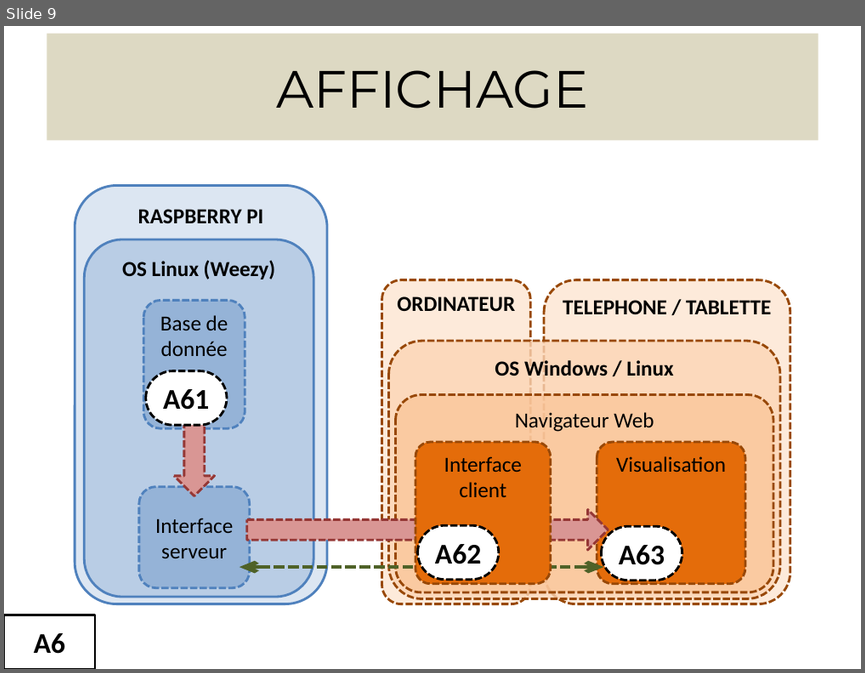
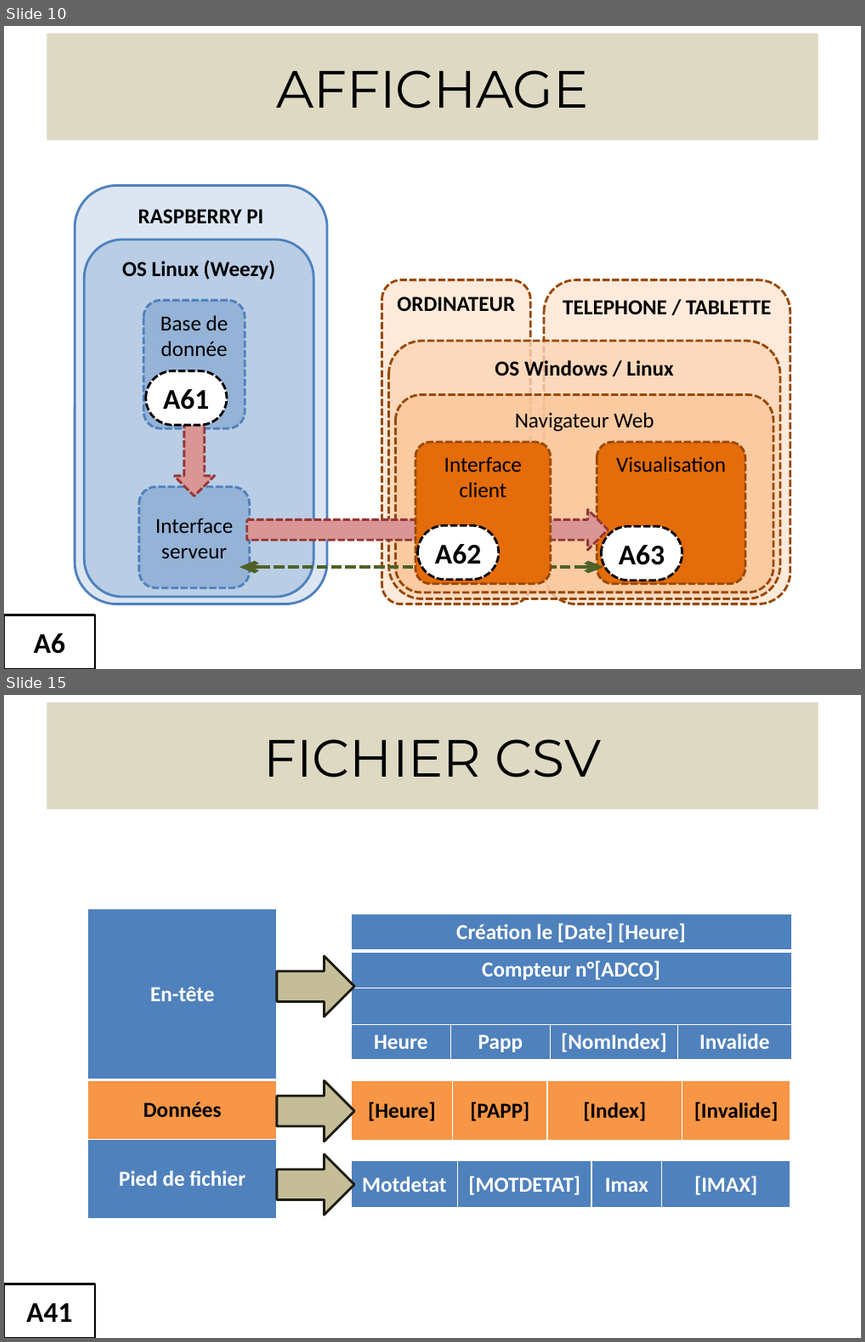
Before and after one commit to sebastien0/ConsoCompteurElectrique_avec_RPi, a slide deck: Documents/Illustrations.pptx. Shown one above the other, each under a label of ours: slide 9 before the commit, slides 10 and 15 after it; the slides between them are not shown. The pictures are 865x673 and 865x1342 pixels, drawn with LibreOffice and Linux fonts; fonts in the diff are those of the drawing. Boxes give left, top, right and bottom in pixels: in the first picture for what was removed or moved away, otherwise in the second. Text is boxed around its words. In the diff, an @@ line names an element or a change of style, - is before the commit and + after.

```diff
--- a/Documents/Illustrations.pptx
+++ b/Documents/Illustrations.pptx
@@ slide 15 added at box(4, 695, 861, 1338), background #FFFFFF @@
@@ title added at box(46, 702, 818, 809), fill #DDD9C3, 44 pt, text #000000 @@
+FICHIER CSV
@@ table added at box(88, 908, 277, 1219), 3 rows, 1 columns @@
+En-tête
+Données
+Pied de fichier
@@ table added at box(351, 913, 790, 1059), 4 rows, 4 columns @@
+Création le [Date] [Heure] |  |  | 
+Compteur n°[ADCO] |  |  | 
+ |  |  | 
+Heure | Papp | [NomIndex] | Invalide
@@ right arrow added at box(277, 955, 354, 1016), fill #C4BD97, outline #1E1C11 2 pt @@
@@ right arrow added at box(277, 1081, 354, 1141), fill #C4BD97, outline #1E1C11 2 pt @@
@@ table added at box(351, 1081, 789, 1141), 1 rows, 4 columns @@
+[Heure] | [PAPP] | [Index] | [Invalide]
@@ right arrow added at box(277, 1154, 354, 1215), fill #C4BD97, outline #1E1C11 2 pt @@
@@ table added at box(351, 1160, 789, 1208), 1 rows, 4 columns @@
+Motdetat | [MOTDETAT] | Imax | [IMAX]
@@ rectangle added at box(4, 1283, 95, 1338), outline #000000 2 pt, 24 pt, text #000000, bold @@
+A41
@@ what was slide 9 is now slide 10 @@
```
Also in this commit, not shown: 4 slides changed, 5 other slides added, 1 other file.
